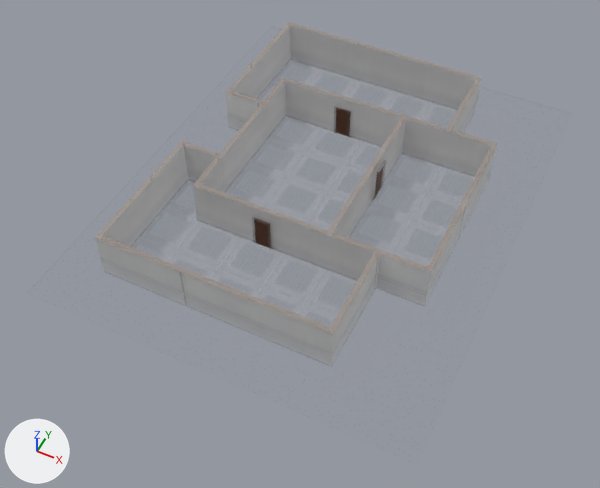
A saved change to the FBX model Assets/MayaArt/environment/office3b/scenes/office3b.fbx.
Before and after are seen from a 50 mm lens placed at (15.6, -35.3, 38.1), pointed at (-0.2, -3.6, -1.5). The lights are fixed; the arrows at lower left show +X, +Y and +Z. Where no turn or scale is listed for an object, it has been applied to the vertices.

Objects in the first picture: 'insidewall', 'polySurface1'.
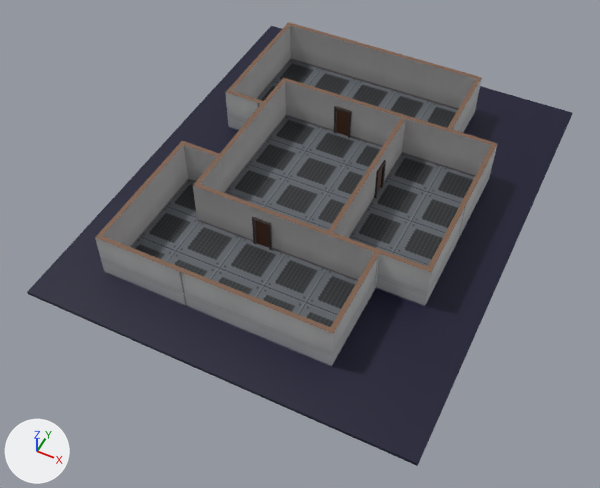
Where the newer file only moved an object's origin or applied its transform, the numbers keep the older frame.

Pixel boxes [x1, y1, x2, y2] of what changed, in the pictures (600 x 488 px):
```json
{"object": "floor", "change": "surface changed, recoloured", "before": [27, 26, 573, 466], "after": [27, 26, 573, 466]}
{"object": "polySurface1", "change": "surface changed, recoloured", "before": [95, 22, 498, 367], "after": [95, 22, 498, 367]}
{"object": "insidewall", "change": "surface changed, recoloured", "before": [193, 78, 447, 281], "after": [193, 78, 447, 281]}
```

Edits to the scene script, one JSON object a line:
```json
{"op": "set", "path": "img_office3b_tga", "old": "load_image('office3b.tga', '../textures/office3b.tga', 256, 256, 'Non-Color')", "new": "load_image('office3b.tga', '../textures/office3b.tga', 256, 256, 'sRGB')"}
{"op": "add", "block": "mat_office3_mat_010", "code": ["mat_office3_mat_010 = principled_material('office3_mat.010')", "mat_office3_mat_010.texture = img_office3b_tga", "mat_office3_mat_010.roughness = 0.553"]}
{"block": "me_mesh_002", "where": "me_mesh_002.from_pydata(...)  # 140 vertices, 180 faces; spans x -5.94..5.94, y -6.06..6.06, z -1.55..1.55"}
{"op": "remove", "block": "me_mesh_002", "code": "me_mesh_002.materials.append(mat_office3_mat)"}
{"op": "add", "block": "me_mesh_002", "code": "me_mesh_002.materials.append(mat_office3_mat_010)  # picture img_office3b_tga"}
{"block": "me_mesh_001", "where": "me_mesh_001.from_pydata(...)  # 132 vertices, 196 faces; spans x -9.0..9.0, y -12.0..12.0, z 0.0..3.0"}
{"op": "remove", "block": "me_mesh_001", "code": "me_mesh_001.materials.append(mat_office3_mat)"}
{"op": "add", "block": "me_mesh_001", "code": "me_mesh_001.materials.append(mat_office3_mat_010)  # picture img_office3b_tga"}
{"block": "me_mesh", "where": "me_mesh.from_pydata(...)  # 135 vertices, 232 faces; spans x -12.2..12.2, y -15.2..15.2, z -0.3..0.0"}
{"op": "remove", "block": "me_mesh", "code": "me_mesh.materials.append(mat_office3_mat)"}
{"op": "add", "block": "me_mesh", "code": "me_mesh.materials.append(mat_office3_mat_010)  # picture img_office3b_tga"}
```
